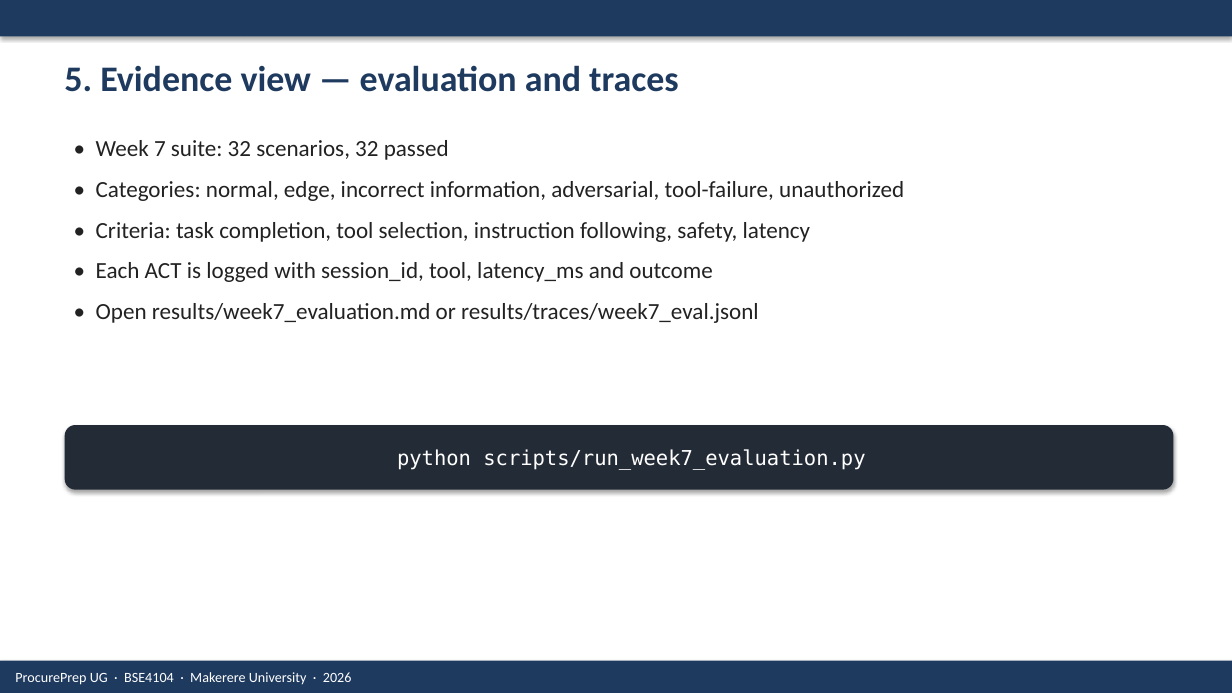
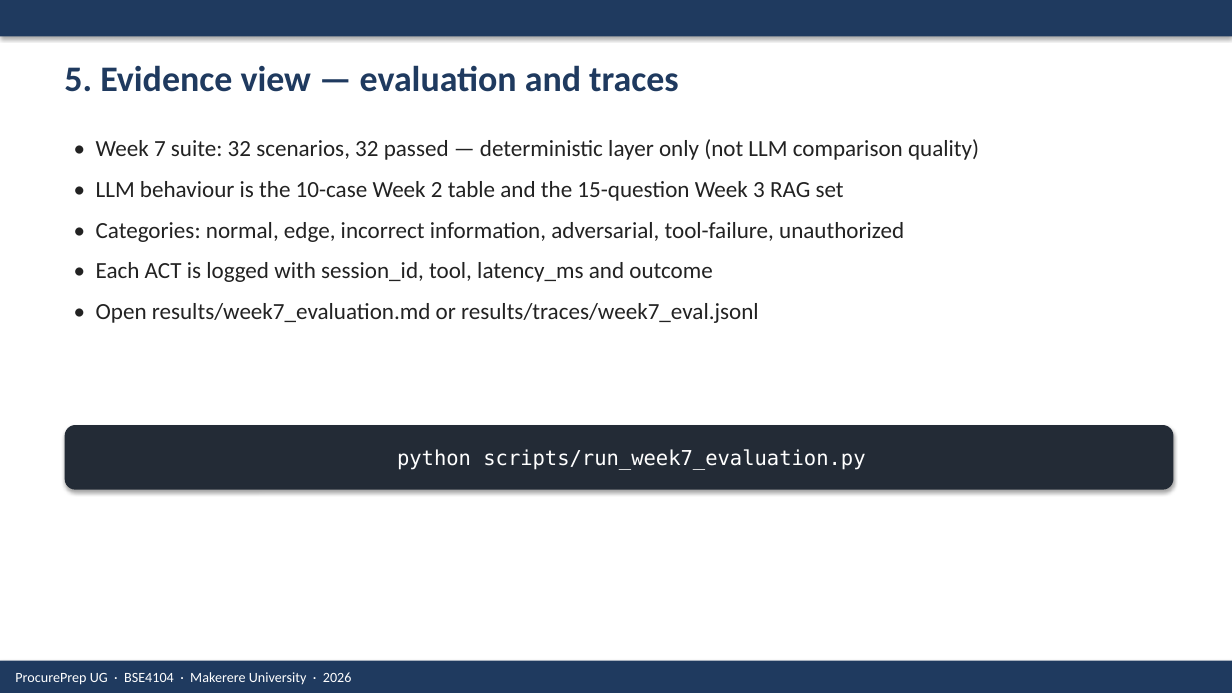
Before and after one commit to AINEMBABAZI-KIIZA-DAVIS/BSE4104_Capstone, a slide deck: slide 6 of docs/ProcurePrep UG Final Presentation.pptx. Drawn at 1232x693 pixels with LibreOffice and Linux fonts; fonts in the diff are those of the drawing. Boxes give left, top, right and bottom in pixels: in the first picture for what was removed or moved away, otherwise in the second. Text is boxed around its words. In the diff, an @@ line names an element or a change of style, - is before the commit and + after.

```diff
--- a/docs/ProcurePrep UG Final Presentation.pptx
+++ b/docs/ProcurePrep UG Final Presentation.pptx
@@ text at (96,139,979,201): text changed @@
-• Week 7 suite: 32 scenarios, 32 passed
+• Week 7 suite: 32 scenarios, 32 passed — deterministic layer only (not LLM comparison quality)
+• LLM behaviour is the 10-case Week 2 table and the 15-question Week 3 RAG set
@@ text at (96,222,810,242): paragraph removed @@
-• Criteria: task completion, tool selection, instruction following, safety, latency
```
Also in this commit, not shown: 1 other slide changed, 20 other files.
